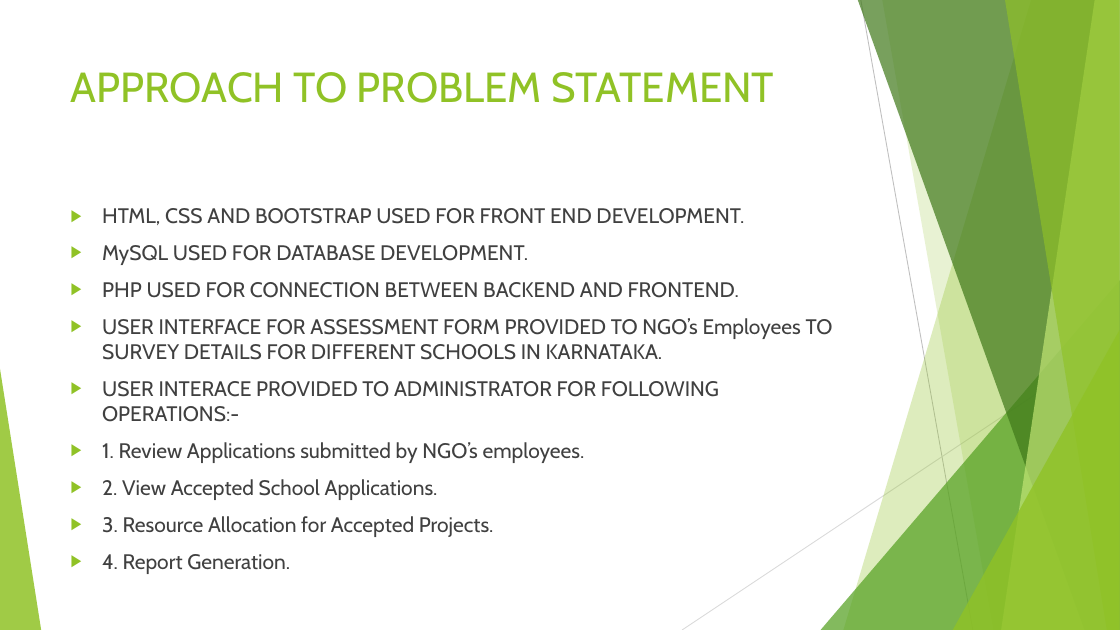
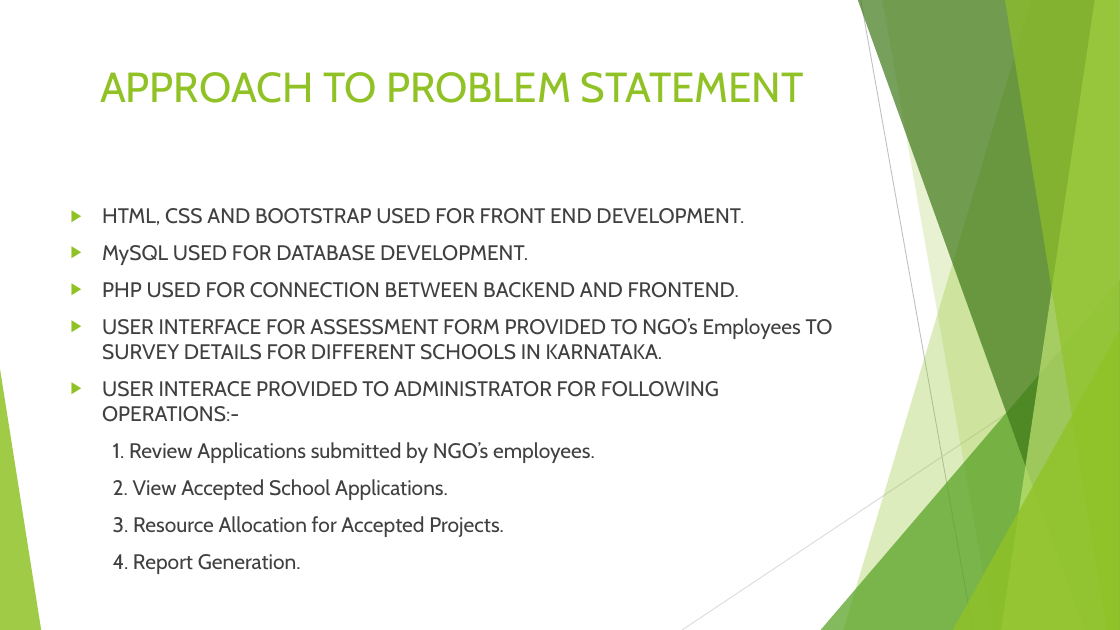
Before and after one commit to Bengaluru18/team-9, a slide deck: slide 2 of master.pptx. Drawn at 1120x630 pixels with LibreOffice and Linux fonts; fonts in the diff are those of the drawing. Boxes give left, top, right and bottom in pixels: in the first picture for what was removed or moved away, otherwise in the second. Text is boxed around its words. In the diff, an @@ line names an element or a change of style, - is before the commit and + after.

```diff
--- a/master.pptx
+++ b/master.pptx
@@ title "APPROACH TO PROBLEM STATEMENT" at [100, 72, 804, 103]: alignment left to centre @@
@@ text at [113, 442, 595, 537]: bullet ▶ to none @@
```
Also in this commit, not shown: 3 other slides changed, 1 slide added.
